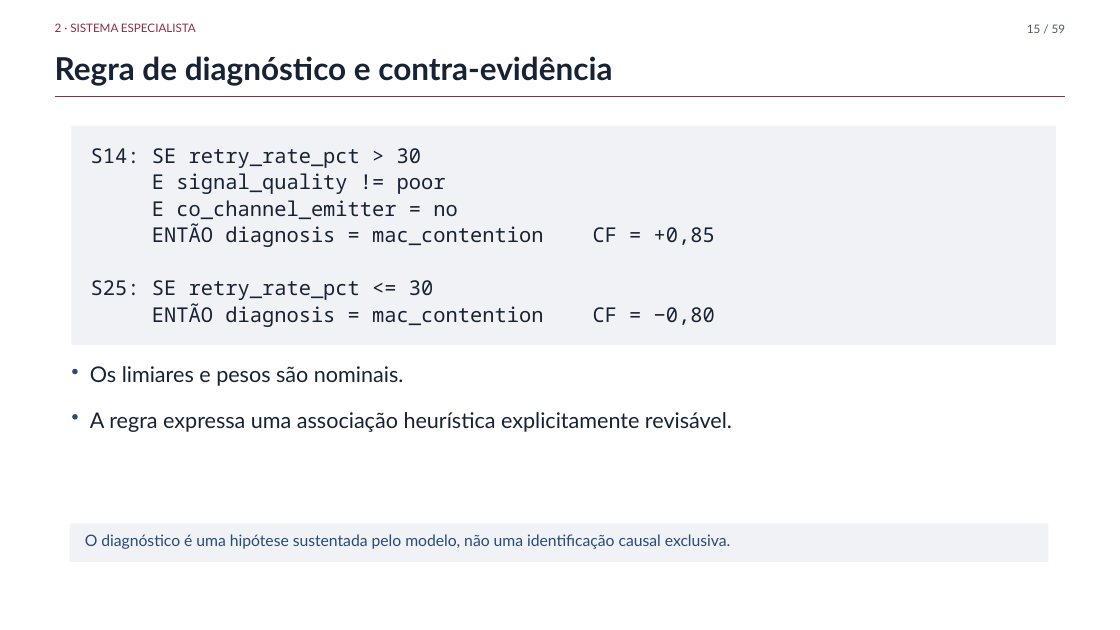
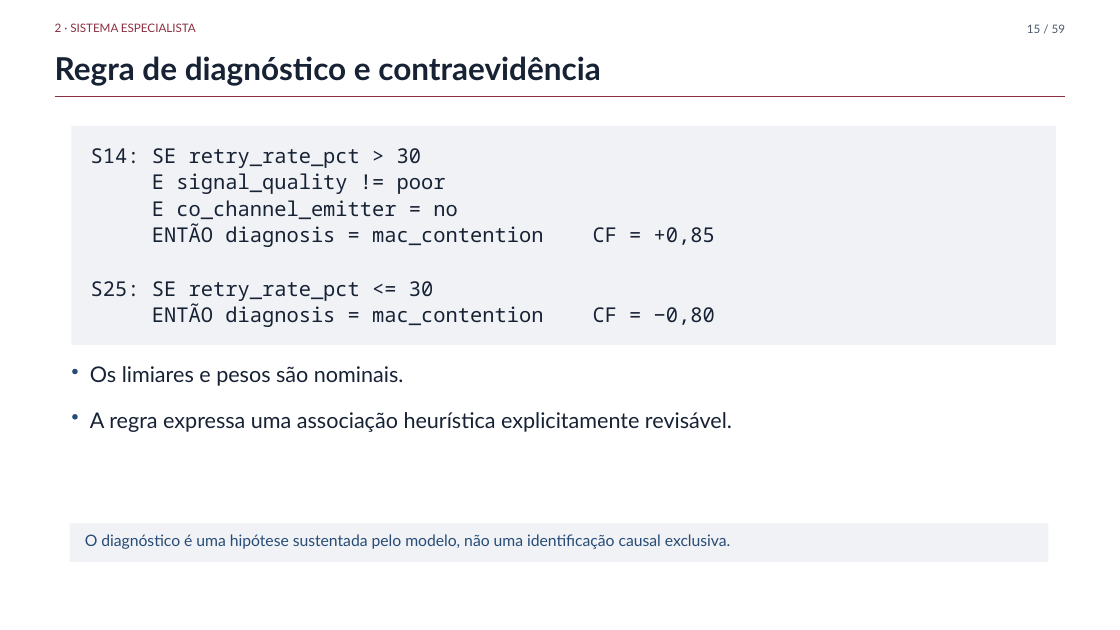
Before and after one commit to fsd-dantas/ai4systems, a slide deck: slide 15 of docs/presentation/mini-systems-presentation.pptx. Drawn at 1120x630 pixels with LibreOffice and Linux fonts; fonts in the diff are those of the drawing; background and template pictures are left out. Boxes give left, top, right and bottom in pixels: in the first picture for what was removed or moved away, otherwise in the second. Text is boxed around its words. In the diff, an @@ line names an element or a change of style, - is before the commit and + after.

```diff
--- a/docs/presentation/mini-systems-presentation.pptx
+++ b/docs/presentation/mini-systems-presentation.pptx
@@ text at (55, 56, 601, 86): text changed @@
-Regra de diagnóstico e contra-evidência
+Regra de diagnóstico e contraevidência
```
Also in this commit, not shown: 5 other slides changed, 1 other file.
